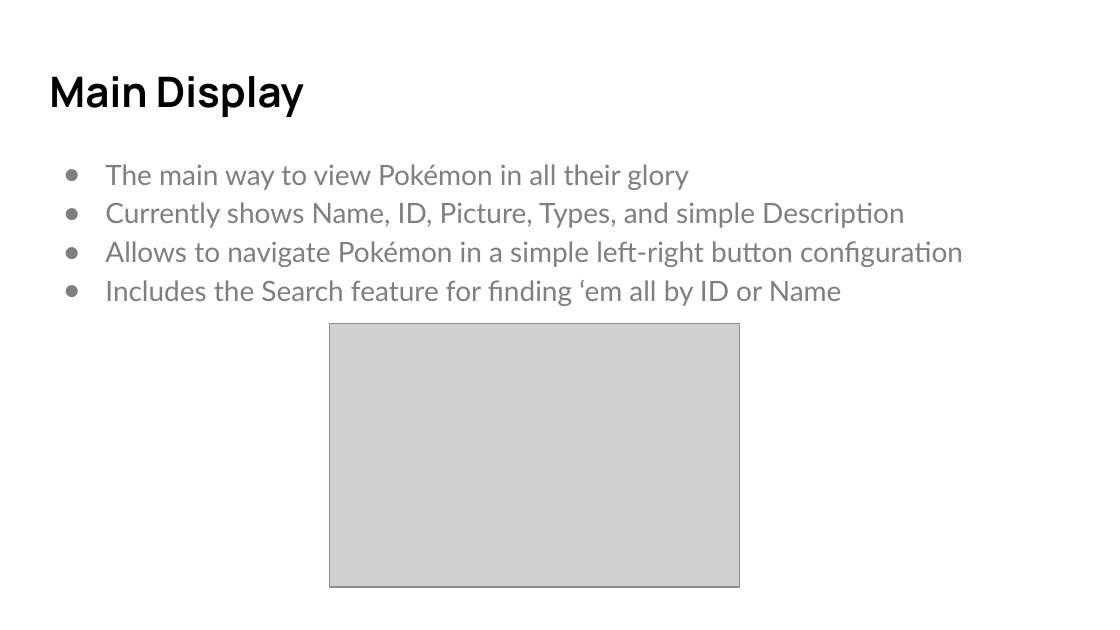
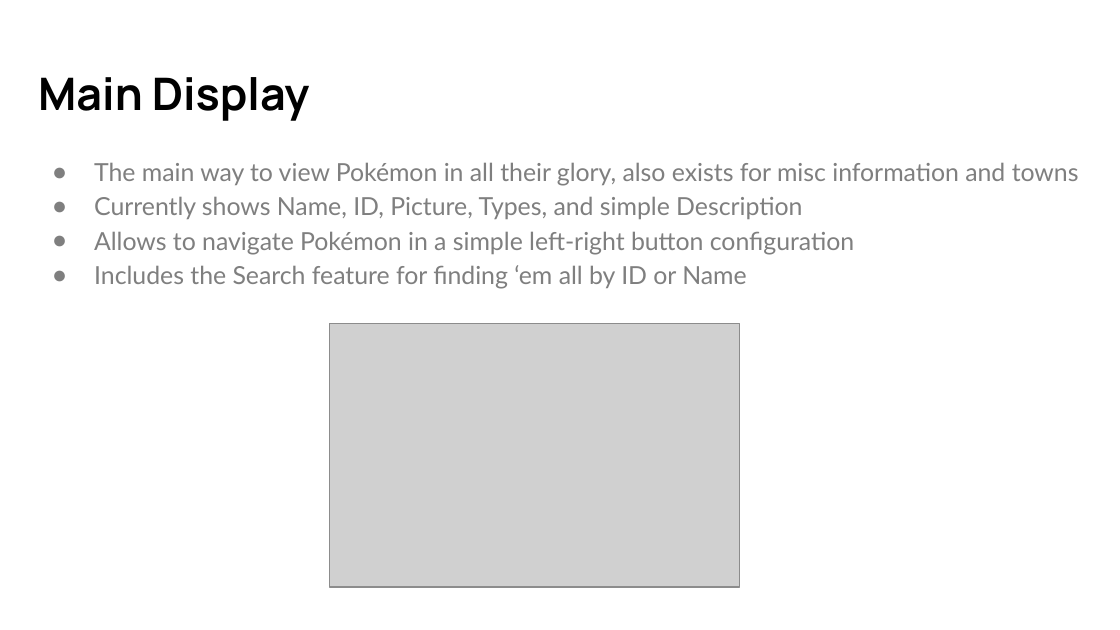
Before and after one commit to WillieLui429/CSC330-Project, a slide deck: slide 4 of PokedexPresentation.pptx. Drawn at 1120x630 pixels with LibreOffice and Linux fonts; fonts in the diff are those of the drawing; grey boxes stand for pictures. Boxes give left, top, right and bottom in pixels: in the first picture for what was removed or moved away, otherwise in the second. Text is boxed around its words. In the diff, an @@ line names an element or a change of style, - is before the commit and + after.

Commit message:
Added Final Parts to complete the Project. A lot of abstractions and organization were also done.

```diff
--- a/PokedexPresentation.pptx
+++ b/PokedexPresentation.pptx
@@ title "Main Display" at bbox=[38, 77, 310, 121]: size 27 to 28.8 pt @@
@@ text at bbox=[94, 162, 1079, 186]: text changed; size 18 to 16 pt @@
-● The main way to view Pokémon in all their glory
+● The main way to view Pokémon in all their glory, also exists for misc information and towns
@@ text at bbox=[94, 196, 854, 289]: size 18 to 16 pt in "Currently shows Name, ID, Picture, Types, and ...", "Allows to navigate Pokémon in a simple ...", "Includes the Search feature for finding ‘em ..." @@
```
Also in this commit, not shown: 5 other slides changed, 52 other files.
